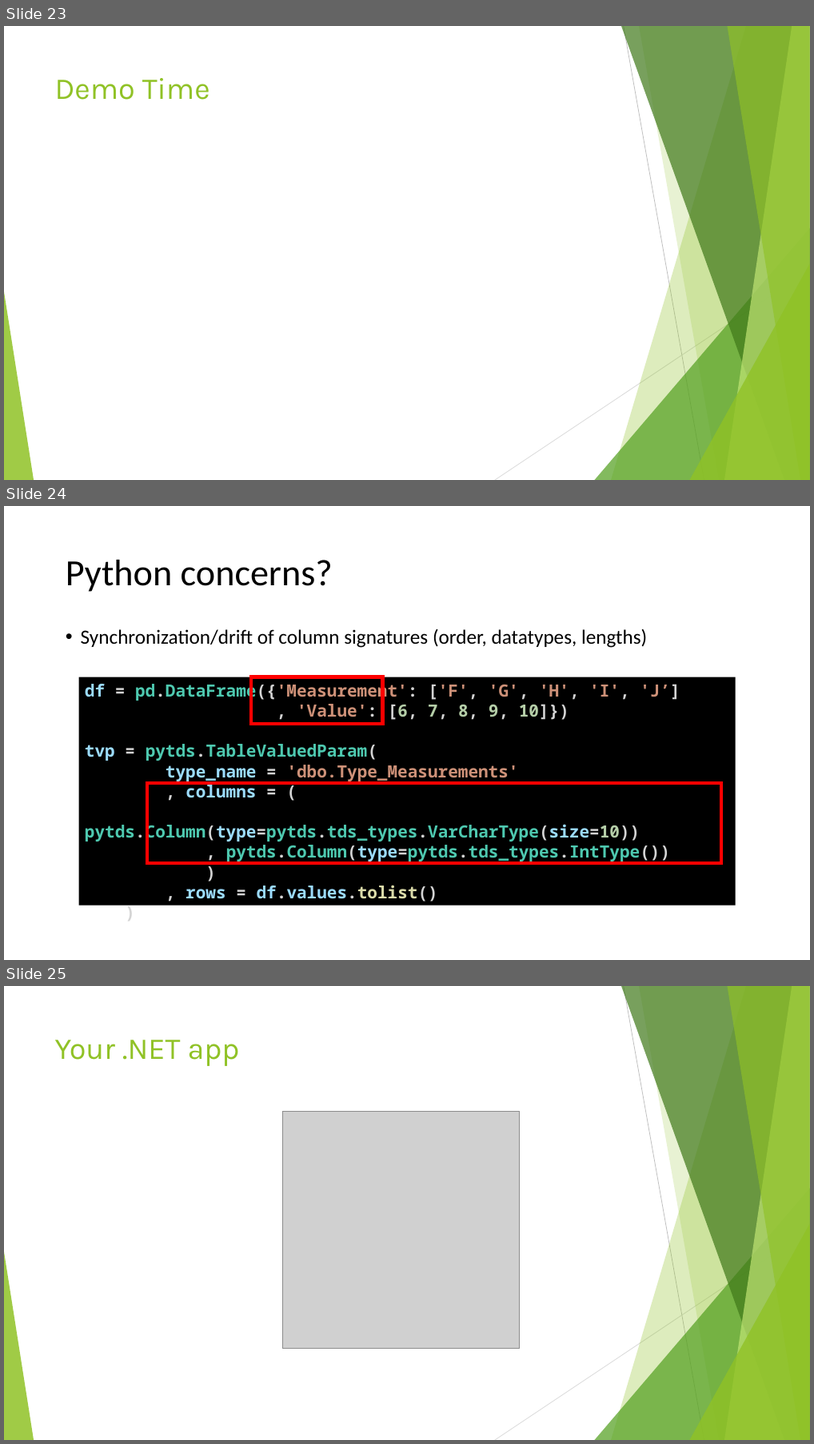
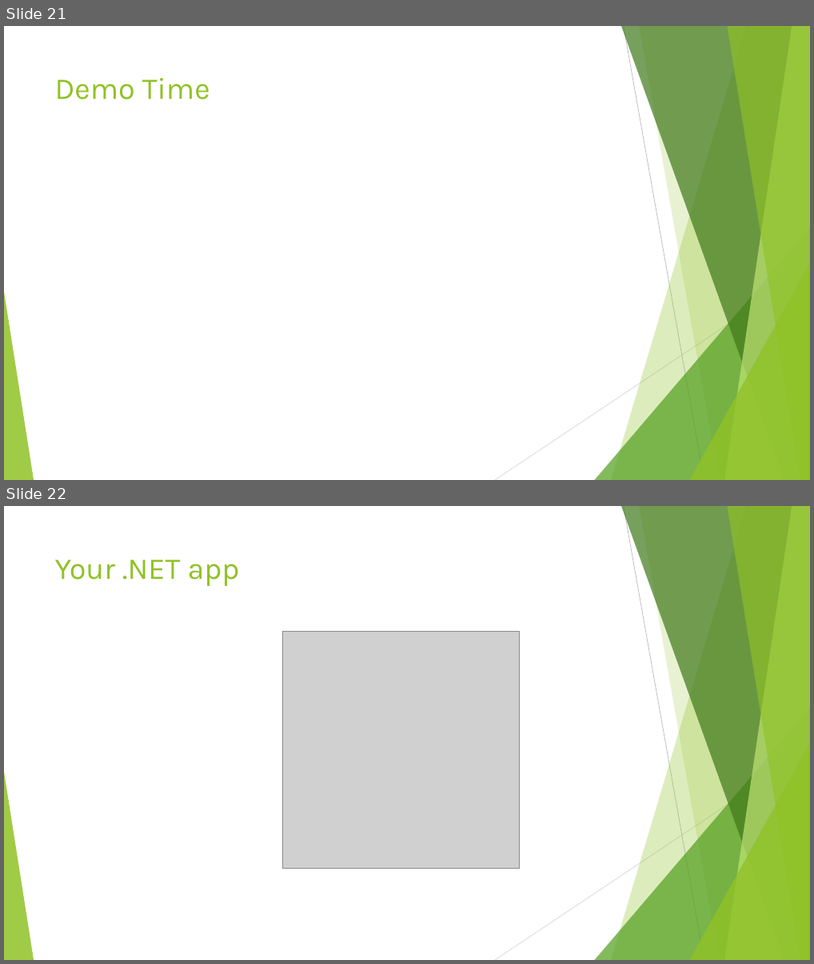
Before and after one commit to jbfoushee/MyPresentations, a slide deck: Datatables_and_Dataframes_to_SQL_Procs/User-defined Table Types.pptx. Shown one above the other, each under a label of ours: slides 23, 24 and 25 before the commit, slides 21 and 22 after it. The pictures are 814x1444 and 814x964 pixels, drawn with LibreOffice and Linux fonts; fonts in the diff are those of the drawing; grey boxes stand for pictures. Boxes give left, top, right and bottom in pixels: in the first picture for what was removed or moved away, otherwise in the second. Text is boxed around its words. In the diff, an @@ line names an element or a change of style, - is before the commit and + after.

```diff
--- a/Datatables_and_Dataframes_to_SQL_Procs/User-defined Table Types.pptx
+++ b/Datatables_and_Dataframes_to_SQL_Procs/User-defined Table Types.pptx
@@ slide 24 removed at [4, 506, 810, 960], background #FFFFFF @@
@@ title removed at [66, 560, 333, 592] @@
-Python concerns?
@@ text removed at [81, 628, 647, 648] @@
-• Synchronization/drift of column signatures (order, datatypes, lengths)
@@ rectangle removed at [79, 677, 736, 905] @@
-df = pd.DataFrame({'Measurement': ['F', 'G', 'H', 'I', 'J’]
-, 'Value': [6, 7, 8, 9, 10]})
-tvp = pytds.TableValuedParam(
-type_name = 'dbo.Type_Measurements'
-, columns = (
-pytds.Column(type=pytds.tds_types.VarCharType(size=10))
-, pytds.Column(type=pytds.tds_types.IntType())
-)
-, rows = df.values.tolist()
-)
@@ rectangle removed at [251, 677, 383, 724] @@
@@ rectangle removed at [147, 783, 722, 864] @@
@@ what was slide 23 is now slide 21 @@
@@ what was slide 25 is now slide 22 @@
```
Also in this commit, not shown: 2 slides changed, 1 slide added, 8 other slides removed, 1 other file.
